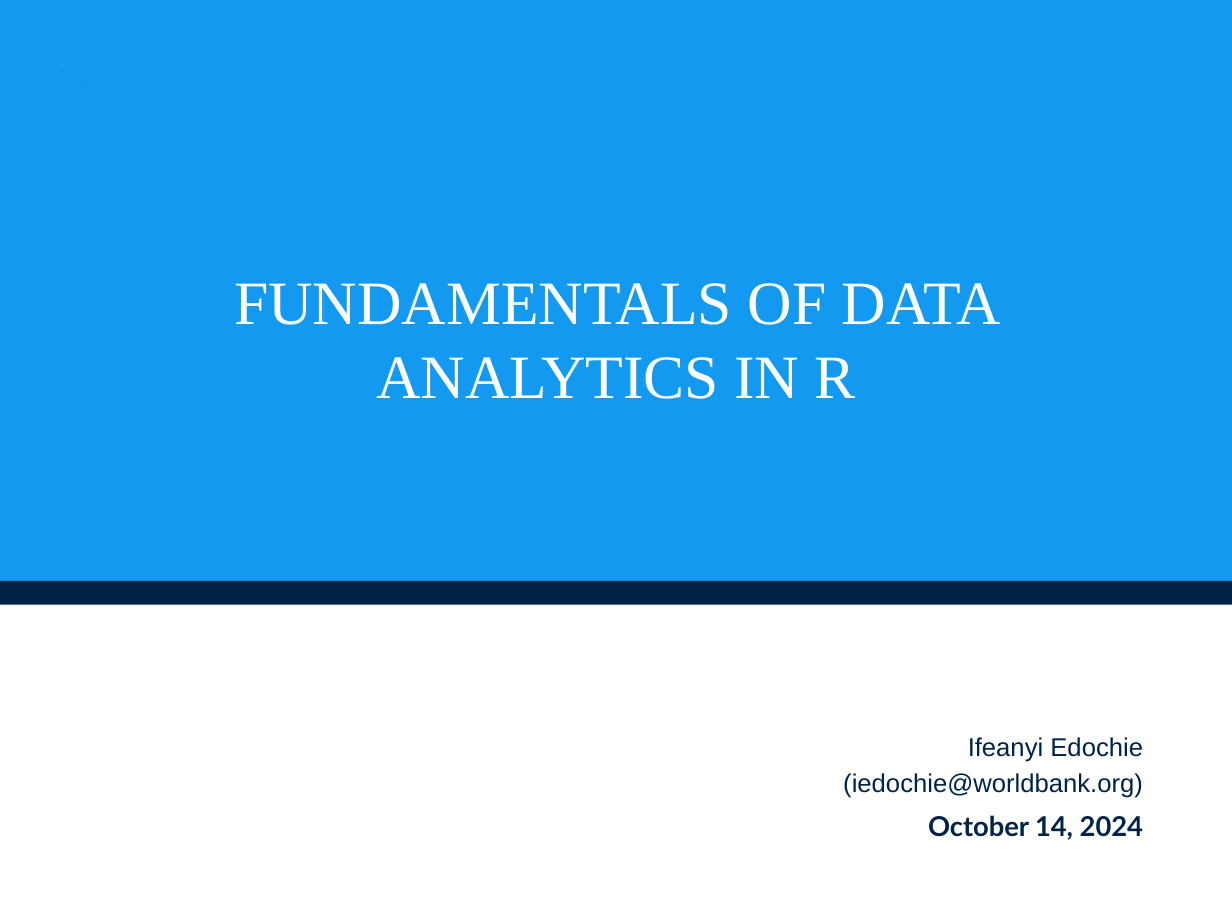
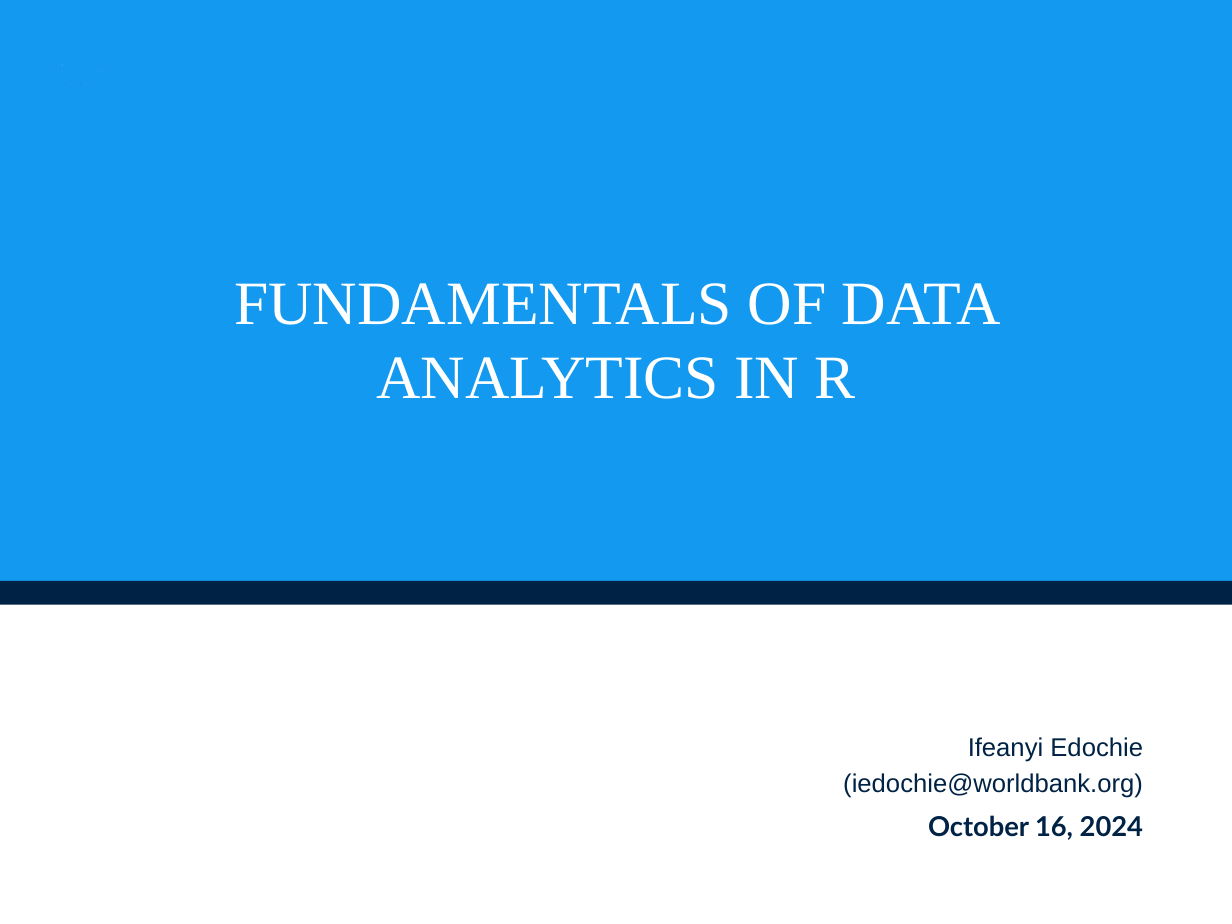
Before and after one commit to SSA-Statistical-Team-Projects/SAEPovTraineR, a slide deck: slide 1 of Presentations/part3_rfundamentals.pptx. Drawn at 1232x924 pixels with LibreOffice and Linux fonts; fonts in the diff are those of the drawing; background and template pictures are left out. Boxes give left, top, right and bottom in pixels: in the first picture for what was removed or moved away, otherwise in the second. Text is boxed around its words. In the diff, an @@ line names an element or a change of style, - is before the commit and + after.

```diff
--- a/Presentations/part3_rfundamentals.pptx
+++ b/Presentations/part3_rfundamentals.pptx
@@ text at (x1=928, y1=815, x2=1143, y2=840): text changed @@
-October 14, 2024
+October 16, 2024
```
Also in this commit, not shown: 21 other slides changed, 2 other files.
